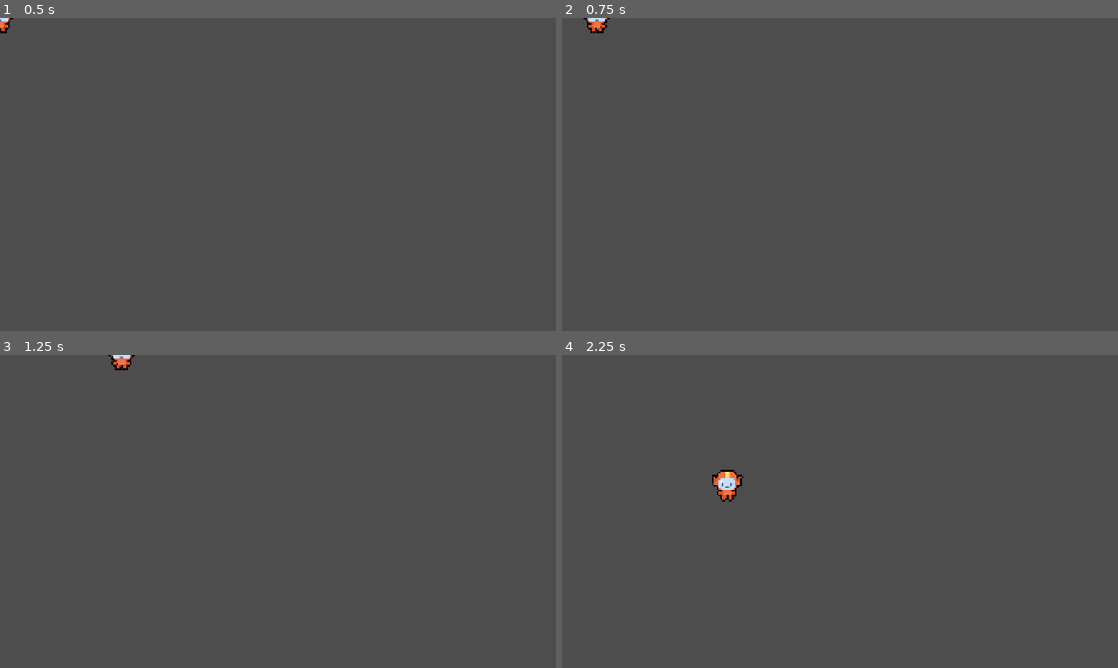
Above: before the commit, frames 1-4 (two rows, left to right).
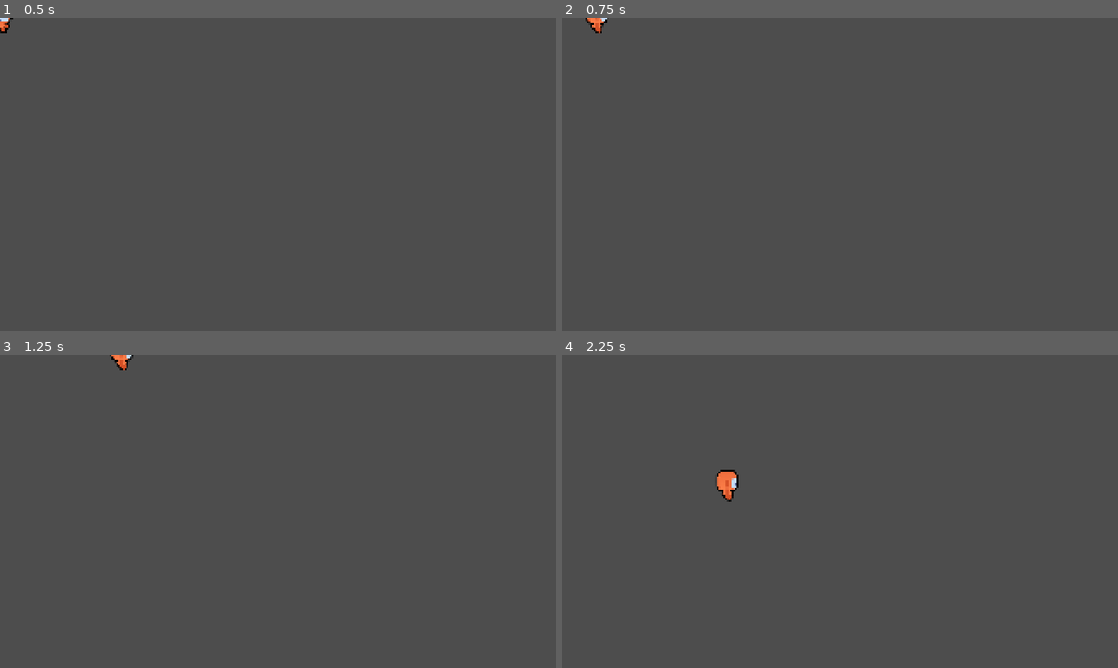
Above: after the commit, the same moments.

Repository: Cxuan2025/M9-Top-down-movement
Game: Godot game, scene res://lessons/runner.tscn
Same seed, same stepped clock (60 frames per second), same inputs: the game is played once before the commit and once after it. Before the commit the project has no main scene; this scene is started directly in both runs.
Inputs (mouse positions are in pixels of both pictures, inside the frame that each line leads up to):
- Up to frame 1 (0.5 s): no input
- Up to frame 2 (0.75 s): tap Enter at 0.5 s; move the mouse to (962, 158) at 0.52 s; hold Right (move_right) from 0.53 s (still down); tap Z at 0.6 s; click (962, 158) at 0.67 s
- Up to frame 3 (1.25 s): keep holding Right (move_right); tap Space at 0.77 s
- Up to frame 4 (2.25 s): move the mouse to (728, 527) at 1.27 s; release Right (move_right) at 1.28 s; hold Down (move_down) 1.28-2.03 s; tap Z at 1.35, 2.1 s; tap Space at 1.52 s; move the mouse to (895, 442) at 2.02 s; hold Right (move_right) from 2.03 s (still down)

Frame 1 is identical in both runs. In frame 2, 0.1% of the frame differs, in the area x 3-9%, y 0-5%; in frame 3, 0.1%; in frame 4, 0.3%, in the area x 27-33%, y 36-47%.

Commit message:
Lesson 3

Diff:
--- /dev/null
+++ b/M09.top_down_movement_workbook/lessons/runner.gd
@@ -0,0 +1,38 @@
+extends CharacterBody2D
+
+const RUNNER_DOWN = preload("uid://c0i1ik45p7rhh")
+const RUNNER_DOWN_RIGHT = preload("uid://cst3aklarj68")
+const RUNNER_RIGHT = preload("uid://b4etxv4c5w1mq")
+const RUNNER_UP = preload("uid://dtrvq16cx035")
+const RUNNER_UP_RIGHT = preload("uid://c7x3s5c2r5l86")
+
+const UP_RIGHT = Vector2.UP + Vector2.RIGHT
+const UP_LEFT = Vector2.UP + Vector2.LEFT
+const DOWN_RIGHT = Vector2.DOWN + Vector2.RIGHT
+const DOWN_LEFT = Vector2.DOWN + Vector2.LEFT
+
+var max_speed := 600.0
+
+@onready var _skin: Sprite2D = %Skin
+
+
+func _physics_process(_delta: float) -> void:
+	var direction := Input.get_vector("move_left", "move_right", "move_up", "move_down")
+	velocity = direction * max_speed
+	move_and_slide()
+
+	var direction_discrete := direction.sign()
+	match direction_discrete:
+		Vector2.RIGHT, Vector2.LEFT:
+			_skin.texture = RUNNER_RIGHT
+		Vector2.UP:
+			_skin.texture = RUNNER_UP
+		Vector2.DOWN:
+			_skin.texture = RUNNER_DOWN
+		UP_RIGHT, UP_LEFT:
+			_skin.texture = RUNNER_UP_RIGHT
+		DOWN_RIGHT, DOWN_LEFT:
+			_skin.texture = RUNNER_DOWN_RIGHT
+
+	if direction_discrete.length() > 0:
+		_skin.flip_h = direction.x < 0.0
--- a/M09.top_down_movement_workbook/lessons/runner.tscn
+++ b/M09.top_down_movement_workbook/lessons/runner.tscn
@@ -1,6 +1,6 @@
 [gd_scene load_steps=4 format=3 uid="uid://p75euy1gcr34"]
 
-[ext_resource type="Script" uid="uid://cf2tlt4hj8m8h" path="res://runner.gd" id="1_h1hi2"]
+[ext_resource type="Script" uid="uid://cf2tlt4hj8m8h" path="res://lessons/runner.gd" id="1_h1hi2"]
 [ext_resource type="Texture2D" uid="uid://c0i1ik45p7rhh" path="res://assets/runner_down.png" id="2_ipi7s"]
 
 [sub_resource type="CircleShape2D" id="CircleShape2D_2nvb5"]
@@ -11,6 +11,7 @@
 script = ExtResource("1_h1hi2")
 
 [node name="Skin" type="Sprite2D" parent="."]
+unique_name_in_owner = true
 texture = ExtResource("2_ipi7s")
 
 [node name="CollisionShape2D" type="CollisionShape2D" parent="."]
--- a/M09.top_down_movement_workbook/project.godot
+++ b/M09.top_down_movement_workbook/project.godot
@@ -11,6 +11,7 @@
 [application]
 
 config/name="M09. Top Down Movement (Workbook)"
+run/main_scene="uid://p75euy1gcr34"
 config/features=PackedStringArray("4.5")
 run/max_fps=60
 config/icon="res://icon_top_down_movement.png"
@@ -41,25 +42,25 @@
 "deadzone": 0.5,
 "events": [Object(InputEventKey,"resource_local_to_scene":false,"resource_name":"","device":-1,"window_id":0,"alt_press …(195 unchanged characters)…
 , Object(InputEventKey,"resource_local_to_scene":false,"resource_name":"","device":-1,"window_id":0,"alt_pressed":false …(182 unchanged characters)…
-]
+, null]
 }
 move_right={
 "deadzone": 0.5,
 "events": [Object(InputEventKey,"resource_local_to_scene":false,"resource_name":"","device":-1,"window_id":0,"alt_press …(195 unchanged characters)…
 , Object(InputEventKey,"resource_local_to_scene":false,"resource_name":"","device":-1,"window_id":0,"alt_pressed":false …(183 unchanged characters)…
-]
+, null]
 }
 move_up={
 "deadzone": 0.5,
 "events": [Object(InputEventKey,"resource_local_to_scene":false,"resource_name":"","device":-1,"window_id":0,"alt_press …(195 unchanged characters)…
 , Object(InputEventKey,"resource_local_to_scene":false,"resource_name":"","device":-1,"window_id":0,"alt_pressed":false …(183 unchanged characters)…
-]
+, null]
 }
 move_down={
 "deadzone": 0.5,
 "events": [Object(InputEventKey,"resource_local_to_scene":false,"resource_name":"","device":-1,"window_id":0,"alt_press …(195 unchanged characters)…
 , Object(InputEventKey,"resource_local_to_scene":false,"resource_name":"","device":-1,"window_id":0,"alt_pressed":false …(183 unchanged characters)…
-]
+, null]
 }
 
 [rendering]
--- a/M09.top_down_movement_workbook/runner.gd
+++ /dev/null
@@ -1,7 +0,0 @@
-extends CharacterBody2D
-
-var max_speed := 600.0
-func _physics_process(_delta: float) -> void:
-	var direction := Input.get_vector("move_left", "move_right", "move_up", "move_down")
-	velocity = direction * max_speed
-	move_and_slide()
Renamed: M09.top_down_movement_workbook/runner.gd.uid -> M09.top_down_movement_workbook/lessons/runner.gd.uid
